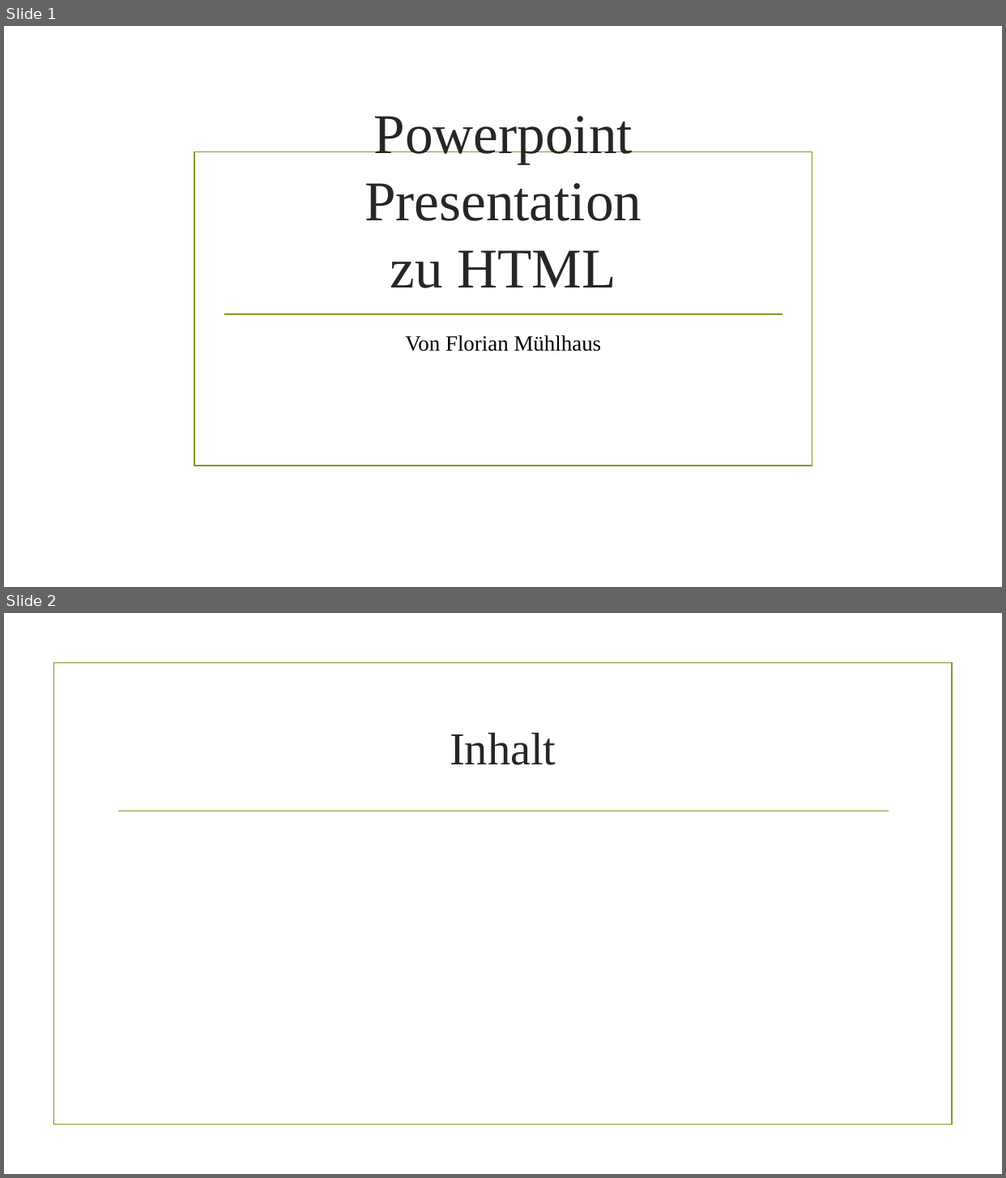
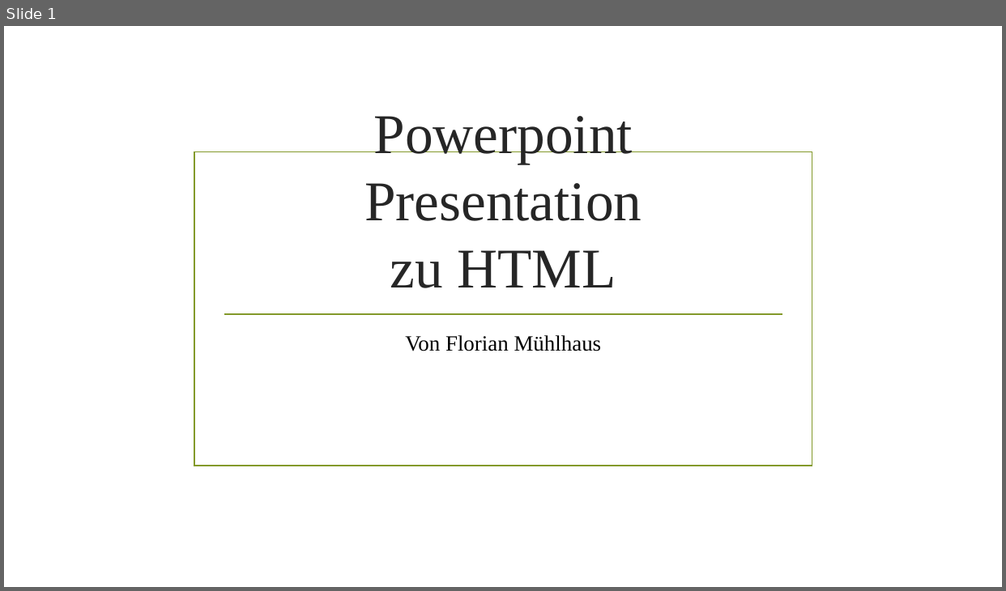
Before and after one commit to muhlhausfloriangmailcom/Div, a slide deck: html/Webseite/Html Präsentation.pptx. Shown one above the other, each under a label of ours: slides 1 and 2 before the commit, slide 1 after it. The pictures are 1006x1178 and 1006x591 pixels, drawn with LibreOffice and Linux fonts; fonts in the diff are those of the drawing; background and template pictures are left out. Boxes give left, top, right and bottom in pixels: in the first picture for what was removed or moved away, otherwise in the second. Text is boxed around its words. In the diff, an @@ line names an element or a change of style, - is before the commit and + after.

```diff
--- a/html/Webseite/Html Präsentation.pptx
+++ b/html/Webseite/Html Präsentation.pptx
@@ slide 2 removed at [4, 613, 1002, 1174], background picture (left out) @@
@@ rectangle removed at [53, 663, 952, 1125] @@
@@ title removed at [450, 733, 556, 765] @@
-Inhalt
@@ line removed from (118, 811) to (889, 811) @@
```
Also in this commit, not shown: 4 slides added, 2 other slides removed, 1 other file.
